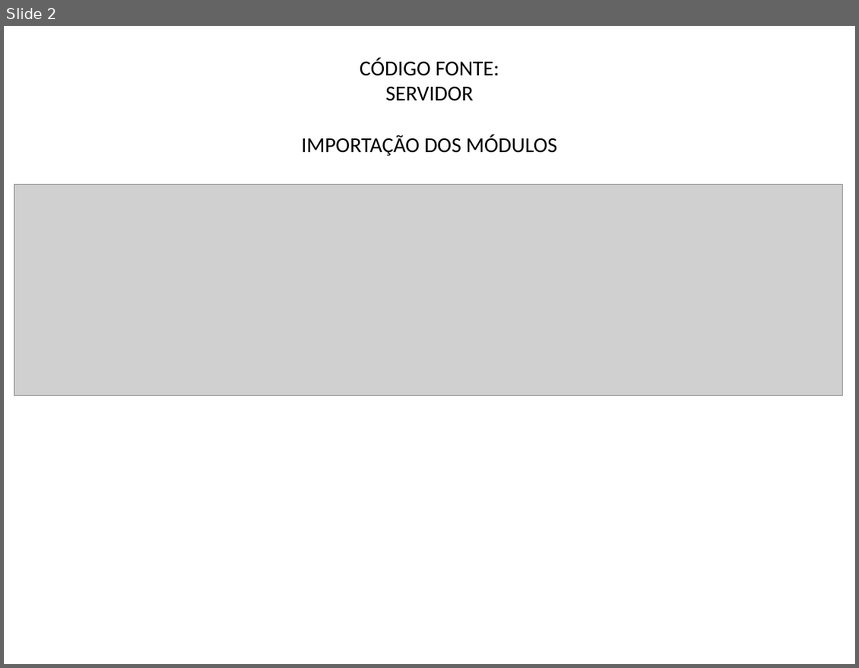
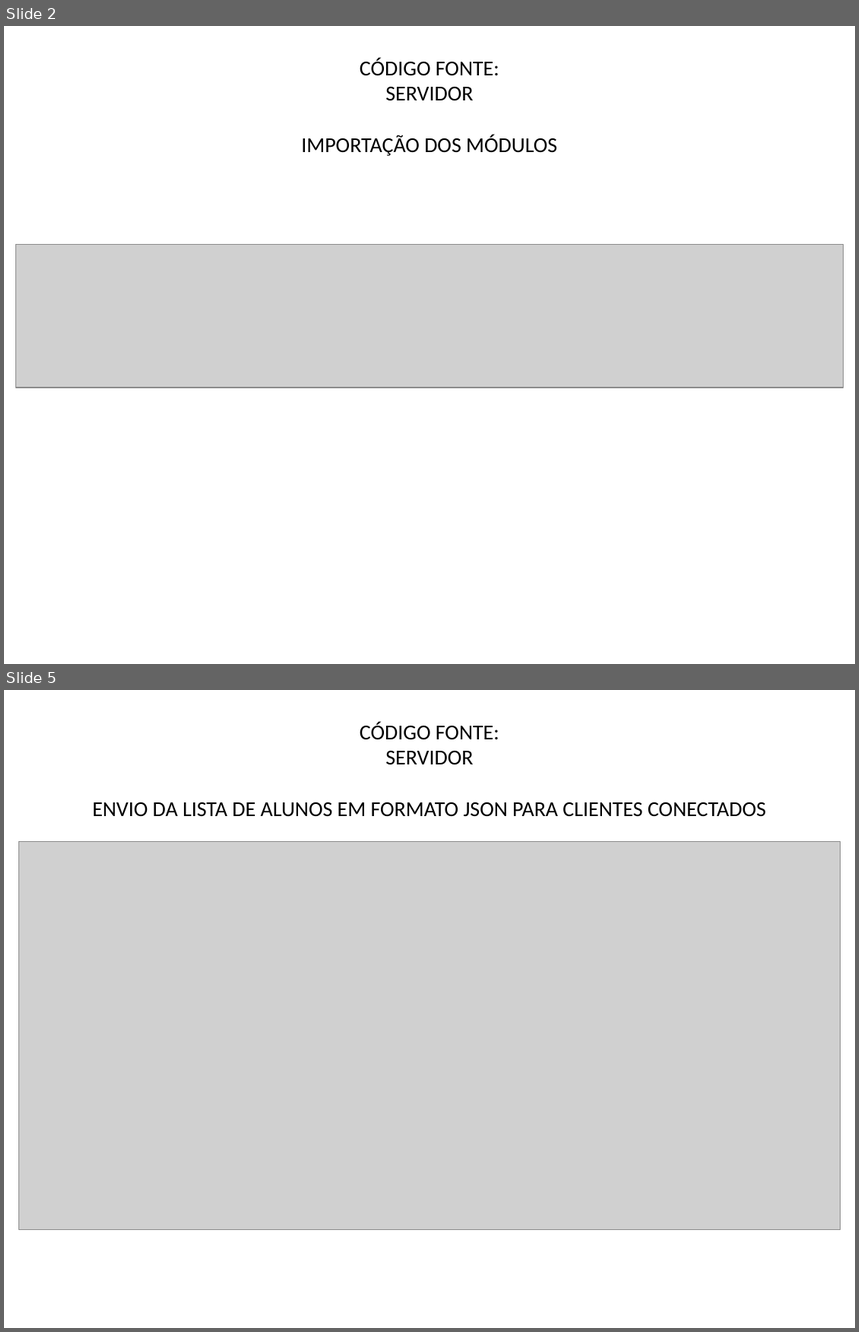
Before and after one commit to Wagner-Amadeus/DSD_websocket, a slide deck: WebSocket_Sis.Academico.pptx. Shown one above the other, each under a label of ours: slide 2 before the commit, slides 2 and 5 after it; the slides between them are not shown. The pictures are 859x668 and 859x1332 pixels, drawn with LibreOffice and Linux fonts; fonts in the diff are those of the drawing; grey boxes stand for pictures. Boxes give left, top, right and bottom in pixels: in the first picture for what was removed or moved away, otherwise in the second. Text is boxed around its words. In the diff, an @@ line names an element or a change of style, - is before the commit and + after.

```diff
--- a/WebSocket_Sis.Academico.pptx
+++ b/WebSocket_Sis.Academico.pptx
@@ slide 5 added at box(4, 690, 855, 1328), background #FFFFFF @@
@@ text added at box(92, 722, 766, 817), 18 pt, text #000000 @@
+CÓDIGO FONTE:
+SERVIDOR
+ENVIO DA LISTA DE ALUNOS EM FORMATO JSON PARA CLIENTES CONECTADOS
@@ picture added at box(19, 841, 841, 1230) @@
@@ slide 2 changed as well @@
@@ picture: place and size @@
-picture at box(14, 184, 842, 396)
+picture at box(16, 245, 843, 388)
```
Also in this commit, not shown: 2 other slides changed, 6 other slides added, 2 other files.
